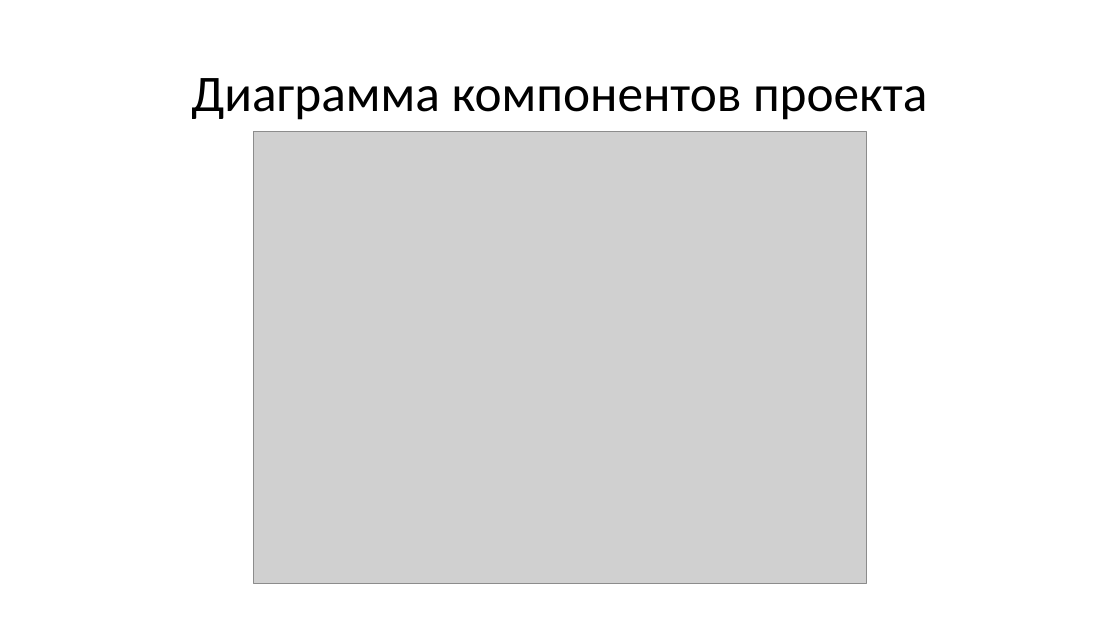
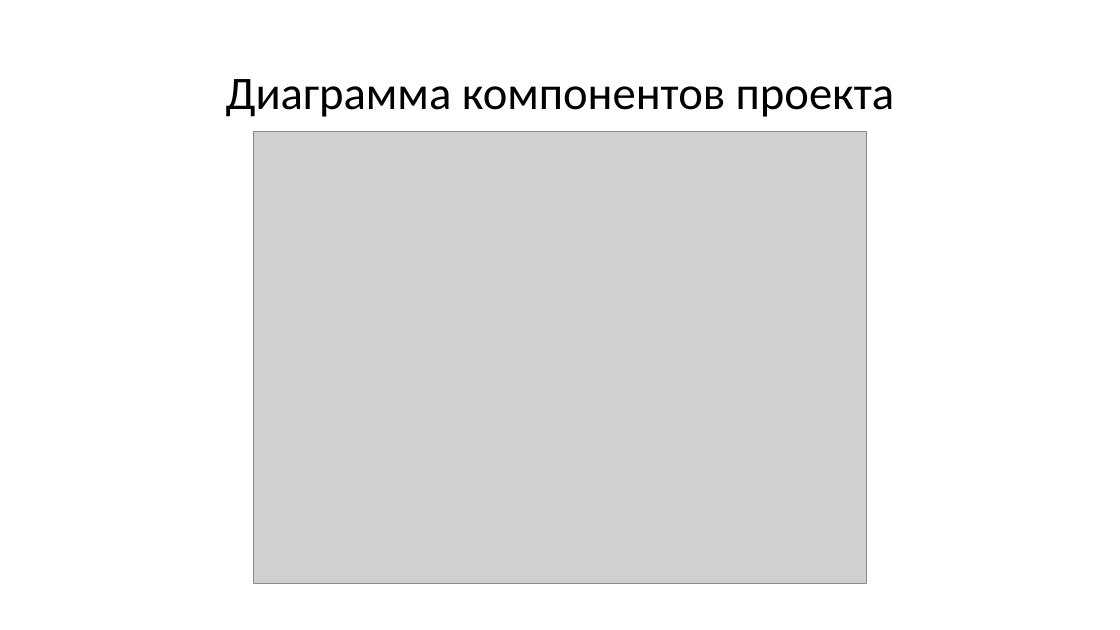
Before and after one commit to TigarBel/Grammes, a slide deck: slide 3 of Клиент-серверное приложение.pptx. Drawn at 1120x630 pixels with LibreOffice and Linux fonts; fonts in the diff are those of the drawing; grey boxes stand for pictures. Boxes give left, top, right and bottom in pixels: in the first picture for what was removed or moved away, otherwise in the second. Text is boxed around its words. In the diff, an @@ line names an element or a change of style, - is before the commit and + after.

```diff
--- a/Клиент-серверное приложение.pptx
+++ b/Клиент-серверное приложение.pptx
@@ title "Диаграмма компонентов проекта" at <box>226,79,895,117</box>: size 44 to 40 pt @@
```
Also in this commit, not shown: 4 other slides changed, 5 slides added, 3 slides removed, 30 other files.
